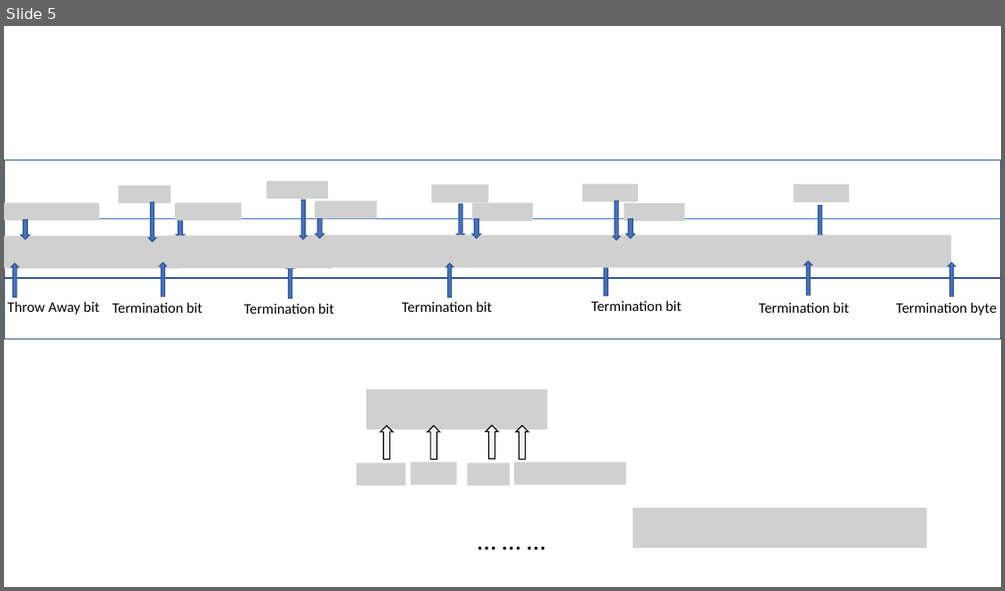
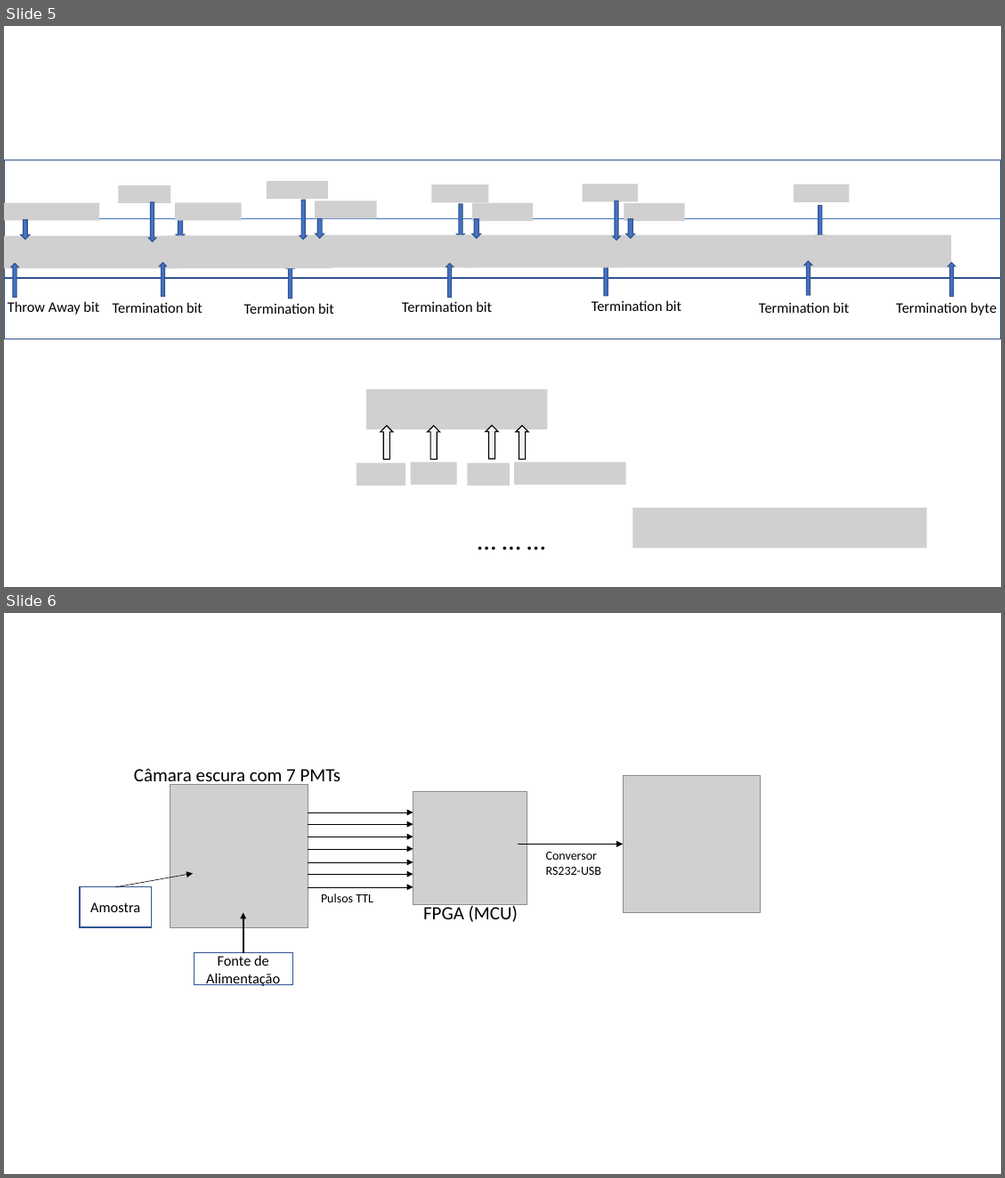
Before and after one commit to Phzera/LaFA_MCU, a slide deck: diagramas.pptx. Shown one above the other, each under a label of ours: slide 5 before the commit, slides 5 and 6 after it. The pictures are 1005x591 and 1005x1178 pixels, drawn with LibreOffice and Linux fonts; fonts in the diff are those of the drawing; grey boxes stand for pictures. Boxes give left, top, right and bottom in pixels: in the first picture for what was removed or moved away, otherwise in the second. Text is boxed around its words. In the diff, an @@ line names an element or a change of style, - is before the commit and + after.

```diff
--- a/diagramas.pptx
+++ b/diagramas.pptx
@@ slide 6 added at bbox=[4, 613, 1001, 1174], background #FFFFFF @@
@@ text added at bbox=[134, 768, 341, 787], 18 pt, text #000000 @@
+Câmara escura com 7 PMTs
@@ picture added at bbox=[170, 784, 307, 928] @@
@@ picture added at bbox=[413, 791, 526, 905] @@
@@ picture added at bbox=[623, 775, 760, 913] @@
@@ arrow added from (307, 824) to (413, 824), #000000 0.5 pt @@
@@ arrow added from (307, 812) to (413, 812), #000000 0.5 pt @@
@@ arrow added from (307, 836) to (413, 836), #000000 0.5 pt @@
@@ arrow added from (307, 849) to (413, 849), #000000 0.5 pt @@
@@ arrow added from (518, 844) to (623, 844), #000000 0.5 pt @@
@@ text added at bbox=[546, 852, 601, 875], 12 pt, text #000000 @@
+Conversor RS232-USB
@@ arrow added from (115, 887) to (193, 873), #000000 0.5 pt @@
@@ arrow added from (307, 862) to (413, 862), #000000 0.5 pt @@
@@ arrow added from (307, 874) to (413, 874), #000000 0.5 pt @@
@@ rectangle added at bbox=[80, 887, 152, 928], fill #FFFFFF, outline #325491 1 pt, 14 pt, text #000000 @@
+Amostra
@@ arrow added from (307, 887) to (413, 887), #000000 0.5 pt @@
@@ text added at bbox=[321, 893, 373, 902], 12 pt, text #000000 @@
+Pulsos TTL
@@ text added at bbox=[423, 904, 518, 922], 18 pt, text #000000 @@
+FPGA (MCU)
@@ arrow added from (243, 953) to (243, 913), #000000 1.5 pt @@
@@ rectangle added at bbox=[194, 953, 292, 985], fill #FFFFFF, outline #325491 1 pt, 14 pt, text #000000 @@
+Fonte de Alimentação
```
Also in this commit, not shown: 2 other files.
